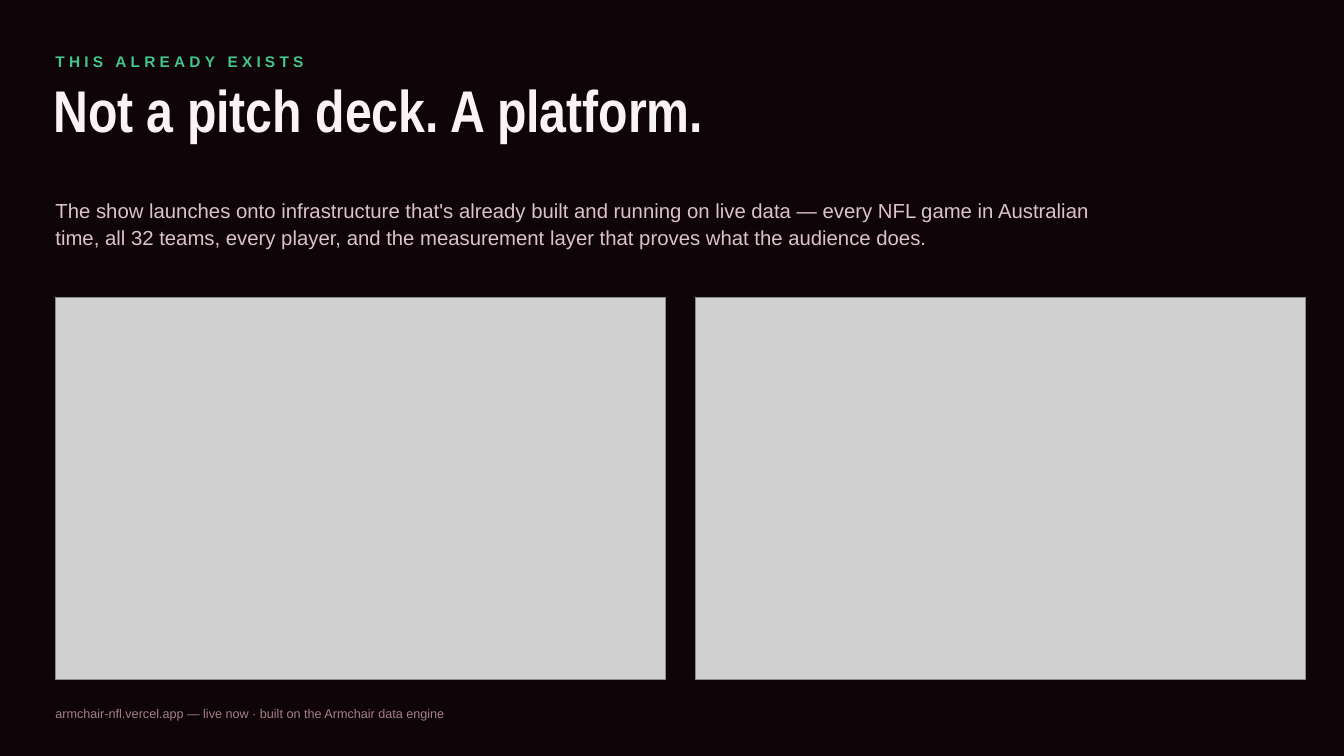
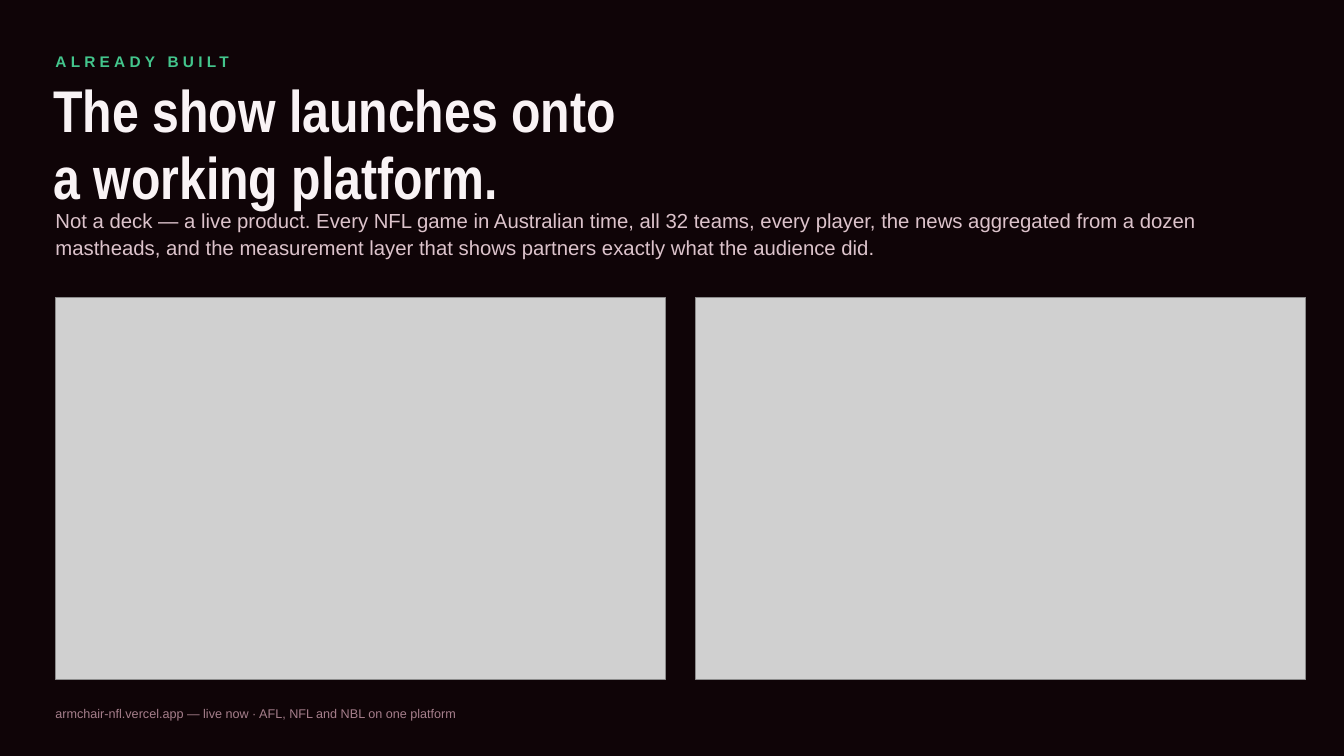
Before and after one commit to jvanders33/Armchair-NFL, a slide deck: slide 6 of pitch/Running-it-Back-Gurley.pptx. Drawn at 1344x756 pixels with LibreOffice and Linux fonts; fonts in the diff are those of the drawing; grey boxes stand for pictures. Boxes give left, top, right and bottom in pixels: in the first picture for what was removed or moved away, otherwise in the second. Text is boxed around its words. In the diff, an @@ line names an element or a change of style, - is before the commit and + after.

```diff
--- a/pitch/Running-it-Back-Gurley.pptx
+++ b/pitch/Running-it-Back-Gurley.pptx
@@ text at (55,56,304,67): text changed @@
-THIS ALREADY EXISTS
+ALREADY BUILT
@@ text at (53,89,615,210): text changed @@
-Not a pitch deck. A platform.
+The show launches onto
+a working platform.
@@ text at (55,213,1195,259): text changed @@
-The show launches onto infrastructure that's already built and running on live data — every NFL game in Australian time, all 32 teams, every player, and the measurement layer that proves what the audience does.
+Not a deck — a live product. Every NFL game in Australian time, all 32 teams, every player, the news aggregated from a dozen mastheads, and the measurement layer that shows partners exactly what the audience did.
@@ text at (55,709,456,721): text changed @@
-armchair-nfl.vercel.app — live now · built on the Armchair data engine
+armchair-nfl.vercel.app — live now · AFL, NFL and NBL on one platform
```
Also in this commit, not shown: 3 other slides changed, 3 slides added, 3 slides removed, 4 other files.
